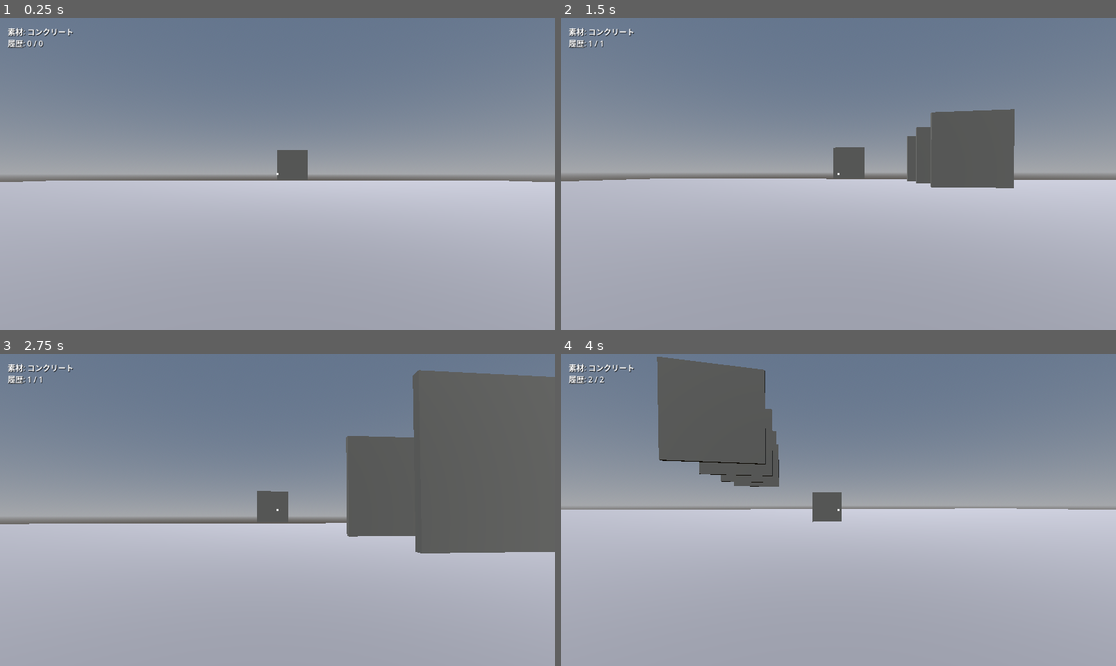
Above: before the commit, frames 1-4 (two rows, left to right).
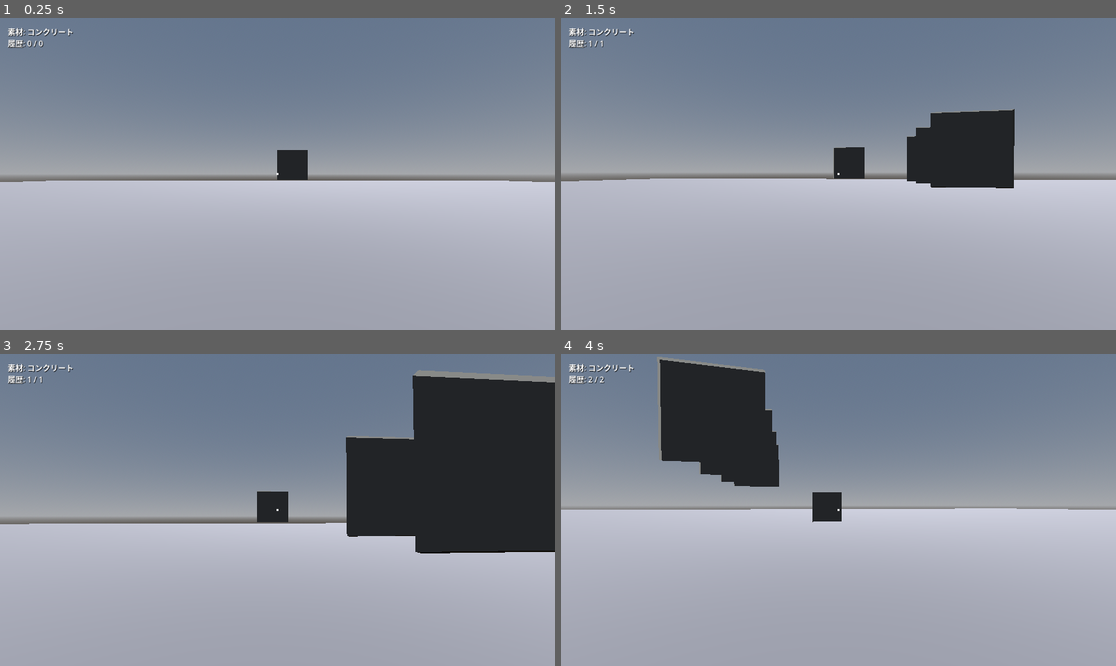
Above: after the commit, the same moments.

Repository: mtht90/crop
Game: Godot game, scene res://scenes/Main.tscn
Two runs of this game, one before a commit and one after it. Both use one fixed random seed, a clock stepped at 60 frames per second and the inputs below.
Inputs (mouse positions are in pixels of both pictures, inside the frame that each line leads up to):
- Up to frame 1 (0.25 s): no input
- Up to frame 2 (1.5 s): tap Enter at 0.5 s; move the mouse to (866, 174) at 0.52 s; hold W from 0.53 s (still down); tap Z at 0.6 s; click (866, 174) at 0.67 s; move the mouse to (810, 174) at 1.27 s; tap Y at 1.35 s
- Up to frame 3 (2.75 s): keep holding W; move the mouse to (288, 503) at 2.02 s; tap 1 at 2.1 s
- Up to frame 4 (4 s): keep holding W; move the mouse to (832, 516) at 2.77 s; tap E at 2.85 s; click (832, 516) at 2.92 s; move the mouse to (877, 513) at 3.52 s; hold Q from 3.53 s (still down)

The runs differ from the first frame. In frame 1, 0.5% of the frame differs, in the area x 49-56%, y 42-52%; in frame 2, 5.0%; in frame 3, 19%, in the area x 46-100%, y 5-64%; in frame 4, 7.8%.

Commit message:
Load real PBR textures for materials, replace mesh with UV-correct box
Chapter 4's material_id/shape_id split, number-key switching, preview,
and (shape_id, material_id) MultiMesh grouping already existed from an
earlier pass. This adds the actual texture pipeline the user has PBR
assets for:

- Materials.gd: res://materials/<folder>/ holds an ambientCG-style
  four-file set (..._Color / ..._NormalGL / ..._Roughness /
  ..._AmbientOcclusion.png). Files are matched by suffix only, so
  product-name/resolution prefixes don't matter. ORMMaterial3D only
  accepts one packed orm_texture, so Roughness+AO are composited at
  runtime (R=AO, G=Roughness, B=0) into a single ImageTexture; Color
  goes to albedo_texture and NormalGL to normal_texture. Any material
  missing one of the four files falls back to the existing solid-color
  ORMMaterial3D instead of failing. DEFS keeps folder name + display
  name + fallback color/roughness in one table.
- ShapeMesh.gd: replaced BoxMesh (which stretches every face to a
  fixed 0..1 UV regardless of size) with a hand-built SurfaceTool box
  whose per-face UVs are the face's real size in meters divided by the
  2.5m cell, so a 2.5x2.5m face is exactly one tile - keeping wall and
  floor texture density identical, and staying correct for future
  non-square shapes (stairs/roof).

Verified under Xvfb with synthetic ambientCG-style test textures
(checkerboard Color, flat Normal, flat Roughness, vignette AO) placed
temporarily and removed afterward: the checker pattern renders intact
on both a wall and a floor at matching scale (proving the UV math),
and switching to a material with no texture folder falls back to a
solid color without errors. Also confirmed textures require Godot to
have run an import pass first (`godot --path . --import`, or opening
the project once) - documented in the README along with the exact
folder names to use for the 8 defined materials.

Not done yet (needs real filenames first, per the user's own
sequencing): a copy-from-Downloads script and per-texture import
overrides for VRAM compression/mipmaps. sRGB-vs-linear needed no
import-time setting - Godot's shader already treats albedo_texture as
sRGB and normal/orm textures as linear based on the material slot.

Co-Authored-By: Claude Sonnet 5 <noreply@anthropic.com>
Claude-Session: https://claude.ai/code/session_01MCNkae1sDc1CGyh2PRxrBp

Diff:
--- a/scripts/Materials.gd
+++ b/scripts/Materials.gd
@@ -1,18 +1,31 @@
 extends RefCounted
 
 # 仕様書4章: 形状とは独立した素材レイヤー。
-# テクスチャは後で差し込む前提で、今は色+粗さのみの ORMMaterial3D を用意する。
-# 10種に増やす場合はこの配列に定義を1件足すだけでよい。
+#
+# res://materials/<folder>/ に ambientCG 由来の4枚組を置くとテクスチャ付きの
+# ORMMaterial3D として読み込む。ファイル名は展開したままでよく、末尾が
+# 「_Color.png」「_NormalGL.png」「_Roughness.png」「_AmbientOcclusion.png」で
+# あることだけを見る（解像度や製品名を含む接頭辞は問わない）。
+# 4枚のうち1枚でも見つからない素材は、単色の ORMMaterial3D にフォールバックする
+# （落ちない）。
+#
+# 素材を増やすときはこの DEFS 配列に1行足すだけでよい。
 const DEFS := [
-	{ "name": "コンクリート", "color": Color(0.62, 0.62, 0.60), "roughness": 0.9 },
-	{ "name": "木材",         "color": Color(0.52, 0.37, 0.24), "roughness": 0.75 },
-	{ "name": "トタン",       "color": Color(0.55, 0.58, 0.60), "roughness": 0.3 },
-	{ "name": "タイル",       "color": Color(0.80, 0.77, 0.68), "roughness": 0.45 },
-	{ "name": "土壁",         "color": Color(0.68, 0.52, 0.32), "roughness": 0.95 },
-	{ "name": "ガラス",       "color": Color(0.75, 0.85, 0.85), "roughness": 0.05 },
-	{ "name": "れんが",       "color": Color(0.55, 0.27, 0.20), "roughness": 0.85 },
-	{ "name": "白ペンキ",     "color": Color(0.90, 0.90, 0.86), "roughness": 0.55 },
+	{ "name": "コンクリート", "folder": "concrete",    "fallback_color": Color(0.62, 0.62, 0.60), "fallback_roughness": 0.9 },
+	{ "name": "木材",         "folder": "wood",        "fallback_color": Color(0.52, 0.37, 0.24), "fallback_roughness": 0.75 },
+	{ "name": "トタン",       "folder": "tin",         "fallback_color": Color(0.55, 0.58, 0.60), "fallback_roughness": 0.3 },
+	{ "name": "タイル",       "folder": "tile",        "fallback_color": Color(0.80, 0.77, 0.68), "fallback_roughness": 0.45 },
+	{ "name": "土壁",         "folder": "mud_wall",    "fallback_color": Color(0.68, 0.52, 0.32), "fallback_roughness": 0.95 },
+	{ "name": "ガラス",       "folder": "glass",       "fallback_color": Color(0.75, 0.85, 0.85), "fallback_roughness": 0.05 },
+	{ "name": "れんが",       "folder": "brick",       "fallback_color": Color(0.55, 0.27, 0.20), "fallback_roughness": 0.85 },
+	{ "name": "白ペンキ",     "folder": "white_paint", "fallback_color": Color(0.90, 0.90, 0.86), "fallback_roughness": 0.55 },
 ]
+
+const TEXTURE_ROOT := "res://materials"
+const SUFFIX_COLOR := "_Color.png"
+const SUFFIX_NORMAL := "_NormalGL.png"
+const SUFFIX_ROUGHNESS := "_Roughness.png"
+const SUFFIX_AO := "_AmbientOcclusion.png"
 
 static var _cache: Dictionary = {}
 
@@ -27,10 +40,98 @@
 		return _cache[material_id]
 
 	var def: Dictionary = DEFS[material_id]
-	var mat := ORMMaterial3D.new()
-	mat.albedo_color = def["color"]
-	mat.roughness = def["roughness"]
-	mat.metallic = 0.0
-	# albedo_texture / orm_texture は未設定のまま。後からテクスチャを差し込める。
+	var mat := _build_textured_material(def["folder"])
+	if mat == null:
+		mat = _build_fallback_material(def["fallback_color"], def["fallback_roughness"])
+
 	_cache[material_id] = mat
 	return mat
+
+static func _build_fallback_material(color: Color, roughness: float) -> ORMMaterial3D:
+	var mat := ORMMaterial3D.new()
+	mat.albedo_color = color
+	mat.roughness = roughness
+	mat.metallic = 0.0
+	return mat
+
+# 4枚すべて見つかったときだけテクスチャ付きマテリアルを返す。1枚でも欠けていれば null。
+static func _build_textured_material(folder: String) -> ORMMaterial3D:
+	var dir_path := "%s/%s" % [TEXTURE_ROOT, folder]
+
+	var color_path := _find_texture(dir_path, SUFFIX_COLOR)
+	var normal_path := _find_texture(dir_path, SUFFIX_NORMAL)
+	var roughness_path := _find_texture(dir_path, SUFFIX_ROUGHNESS)
+	var ao_path := _find_texture(dir_path, SUFFIX_AO)
+
+	if color_path == "" or normal_path == "" or roughness_path == "" or ao_path == "":
+		return null
+
+	var albedo_tex: Texture2D = load(color_path)
+	var normal_tex: Texture2D = load(normal_path)
+	var orm_tex := _pack_orm_texture(roughness_path, ao_path)
+	if albedo_tex == null or normal_tex == null or orm_tex == null:
+		return null
+
+	var mat := ORMMaterial3D.new()
+	mat.albedo_texture = albedo_tex
+	mat.normal_enabled = true
+	mat.normal_texture = normal_tex
+	mat.ao_enabled = true
+	mat.orm_texture = orm_tex
+	mat.roughness = 1.0
+	mat.metallic = 0.0
+	return mat
+
+# ORMMaterial3D は Occlusion(R) / Roughness(G) / Metallic(B) を1枚に詰めた
+# orm_texture しか受け取れない。ambientCGはRoughnessとAOが別ファイルなので、
+# ここでピクセル単位に合成した1枚のテクスチャを作る。
+static func _pack_orm_texture(roughness_path: String, ao_path: String) -> ImageTexture:
+	var roughness_tex: Texture2D = load(roughness_path)
+	var ao_tex: Texture2D = load(ao_path)
+	if roughness_tex == null or ao_tex == null:
+		return null
+
+	var roughness_img := roughness_tex.get_image()
+	var ao_img := ao_tex.get_image()
+	if roughness_img == null or ao_img == null:
+		return null
+
+	roughness_img = roughness_img.duplicate()
+	ao_img = ao_img.duplicate()
+	roughness_img.convert(Image.FORMAT_L8)
+	ao_img.convert(Image.FORMAT_L8)
+
+	var size := roughness_img.get_size()
+	if ao_img.get_size() != size:
+		ao_img.resize(size.x, size.y)
+
+	var rough_data := roughness_img.get_data()
+	var ao_data := ao_img.get_data()
+	var pixel_count := size.x * size.y
+
+	var orm_data := PackedByteArray()
+	orm_data.resize(pixel_count * 4)
+	for i in pixel_count:
+		orm_data[i * 4 + 0] = ao_data[i]    # R = Occlusion
+		orm_data[i * 4 + 1] = rough_data[i] # G = Roughness
+		orm_data[i * 4 + 2] = 0             # B = Metallic（非金属のみのため常に0）
+		orm_data[i * 4 + 3] = 255
+
+	var orm_img := Image.create_from_data(size.x, size.y, false, Image.FORMAT_RGBA8, orm_data)
+	return ImageTexture.create_from_image(orm_img)
+
+# dir_path 内で末尾が suffix のファイルを探す（接頭辞・解像度は問わない）。
+static func _find_texture(dir_path: String, suffix: String) -> String:
+	var dir := DirAccess.open(dir_path)
+	if dir == null:
+		return ""
+
+	dir.list_dir_begin()
+	var file_name := dir.get_next()
+	while file_name != "":
+		if not dir.current_is_dir() and file_name.ends_with(suffix):
+			dir.list_dir_end()
+			return "%s/%s" % [dir_path, file_name]
+		file_name = dir.get_next()
+	dir.list_dir_end()
+	return ""
--- a/scripts/ShapeMesh.gd
+++ b/scripts/ShapeMesh.gd
@@ -2,28 +2,26 @@
 
 # shape_id（Grid.Face の値）ごとのメッシュ形状とセル内配置。
 # 仕様書3.3の方針どおり、メッシュは shape_id ごとに1回だけ生成してキャッシュする。
+#
+# UVはBoxMeshの既定（面ごとに単純0〜1）に任せず、面の実寸をもとに自前で張る。
+# 「セル1辺 TILE_SIZE でテクスチャ1タイル」を壁・床・将来の階段/屋根すべてで
+# 揃えるため（仕様書4章）、面のサイズが変わってもタイル密度が変わらないようにする。
 
 const Grid = preload("res://scripts/Grid.gd")
 
 const WALL_THICKNESS := 0.12
 const FLOOR_THICKNESS := 0.12
+const TILE_SIZE := Grid.CELL_SIZE
 
 static var _mesh_cache: Dictionary = {}
 
-static func mesh_for(shape_id: int) -> BoxMesh:
+static func mesh_for(shape_id: int) -> ArrayMesh:
 	if _mesh_cache.has(shape_id):
 		return _mesh_cache[shape_id]
 
-	var box := BoxMesh.new()
-	match shape_id:
-		Grid.Face.PX, Grid.Face.NX:
-			box.size = Vector3(WALL_THICKNESS, Grid.CELL_SIZE, Grid.CELL_SIZE)
-		Grid.Face.PZ, Grid.Face.NZ:
-			box.size = Vector3(Grid.CELL_SIZE, Grid.CELL_SIZE, WALL_THICKNESS)
-		Grid.Face.FLOOR:
-			box.size = Vector3(Grid.CELL_SIZE, FLOOR_THICKNESS, Grid.CELL_SIZE)
-	_mesh_cache[shape_id] = box
-	return box
+	var mesh := _build_box_mesh(_size_for(shape_id))
+	_mesh_cache[shape_id] = mesh
+	return mesh
 
 static func local_offset_for(shape_id: int) -> Vector3:
 	var half := Grid.CELL_SIZE / 2.0
@@ -42,3 +40,61 @@
 
 static func transform_for(cell: Vector3i, shape_id: int) -> Transform3D:
 	return Transform3D(Basis(), Grid.cell_origin(cell) + local_offset_for(shape_id))
+
+static func _size_for(shape_id: int) -> Vector3:
+	match shape_id:
+		Grid.Face.PX, Grid.Face.NX:
+			return Vector3(WALL_THICKNESS, Grid.CELL_SIZE, Grid.CELL_SIZE)
+		Grid.Face.PZ, Grid.Face.NZ:
+			return Vector3(Grid.CELL_SIZE, Grid.CELL_SIZE, WALL_THICKNESS)
+		_:
+			return Vector3(Grid.CELL_SIZE, FLOOR_THICKNESS, Grid.CELL_SIZE)
+
+# 中心を原点とした直方体を6面ぶん自前で組み立てる。各面のUVは実寸/TILE_SIZEで
+# 張るので、法線マップ付きテクスチャを貼ってもタイルの大きさが面ごとに揃う。
+static func _build_box_mesh(size: Vector3) -> ArrayMesh:
+	var hx := size.x / 2.0
+	var hy := size.y / 2.0
+	var hz := size.z / 2.0
+
+	var st := SurfaceTool.new()
+	st.begin(Mesh.PRIMITIVE_TRIANGLES)
+
+	_add_face(st, Vector3(hx, 0.0, 0.0), Vector3.RIGHT, Vector3.UP, Vector3.BACK, size.y, size.z)
+	_add_face(st, Vector3(-hx, 0.0, 0.0), Vector3.LEFT, Vector3.BACK, Vector3.UP, size.z, size.y)
+	_add_face(st, Vector3(0.0, hy, 0.0), Vector3.UP, Vector3.BACK, Vector3.RIGHT, size.z, size.x)
+	_add_face(st, Vector3(0.0, -hy, 0.0), Vector3.DOWN, Vector3.RIGHT, Vector3.BACK, size.x, size.z)
+	_add_face(st, Vector3(0.0, 0.0, hz), Vector3.BACK, Vector3.RIGHT, Vector3.UP, size.x, size.y)
+	_add_face(st, Vector3(0.0, 0.0, -hz), Vector3.FORWARD, Vector3.UP, Vector3.RIGHT, size.y, size.x)
+
+	st.generate_tangents()
+	return st.commit()
+
+# u_axis × v_axis は必ず normal と一致させること（面の表裏とワインディングのため）。
+static func _add_face(st: SurfaceTool, center: Vector3, normal: Vector3, u_axis: Vector3, v_axis: Vector3, u_len: float, v_len: float) -> void:
+	var u_half := u_axis * (u_len / 2.0)
+	var v_half := v_axis * (v_len / 2.0)
+
+	var p00 := center - u_half - v_half
+	var p10 := center + u_half - v_half
+	var p11 := center + u_half + v_half
+	var p01 := center - u_half + v_half
+
+	var uv00 := Vector2(0.0, 0.0)
+	var uv10 := Vector2(u_len / TILE_SIZE, 0.0)
+	var uv11 := Vector2(u_len / TILE_SIZE, v_len / TILE_SIZE)
+	var uv01 := Vector2(0.0, v_len / TILE_SIZE)
+
+	_add_tri(st, normal, p00, p10, p11, uv00, uv10, uv11)
+	_add_tri(st, normal, p00, p11, p01, uv00, uv11, uv01)
+
+static func _add_tri(st: SurfaceTool, normal: Vector3, p0: Vector3, p1: Vector3, p2: Vector3, uv0: Vector2, uv1: Vector2, uv2: Vector2) -> void:
+	st.set_normal(normal)
+	st.set_uv(uv0)
+	st.add_vertex(p0)
+	st.set_normal(normal)
+	st.set_uv(uv1)
+	st.add_vertex(p1)
+	st.set_normal(normal)
+	st.set_uv(uv2)
+	st.add_vertex(p2)
Not shown, changed: README.md
